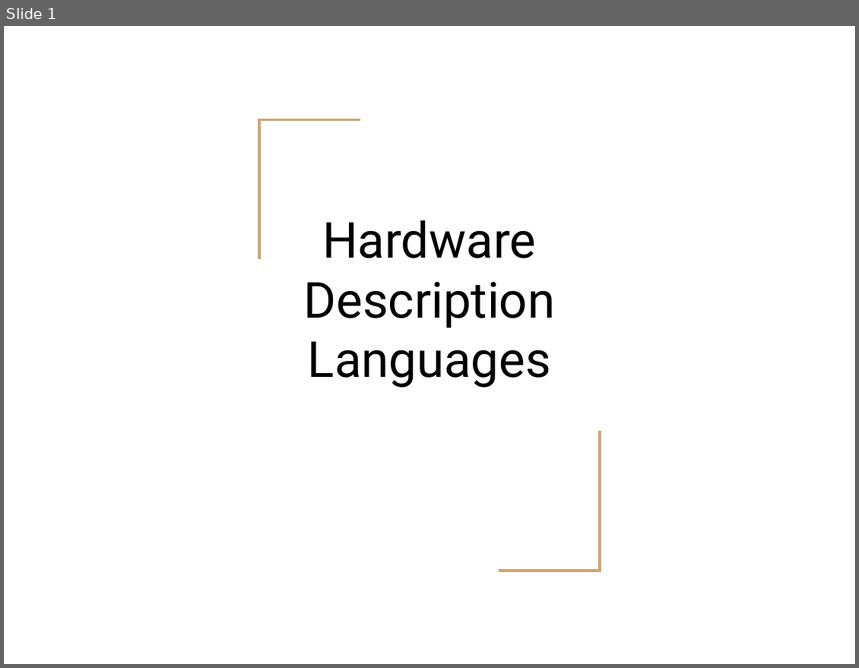
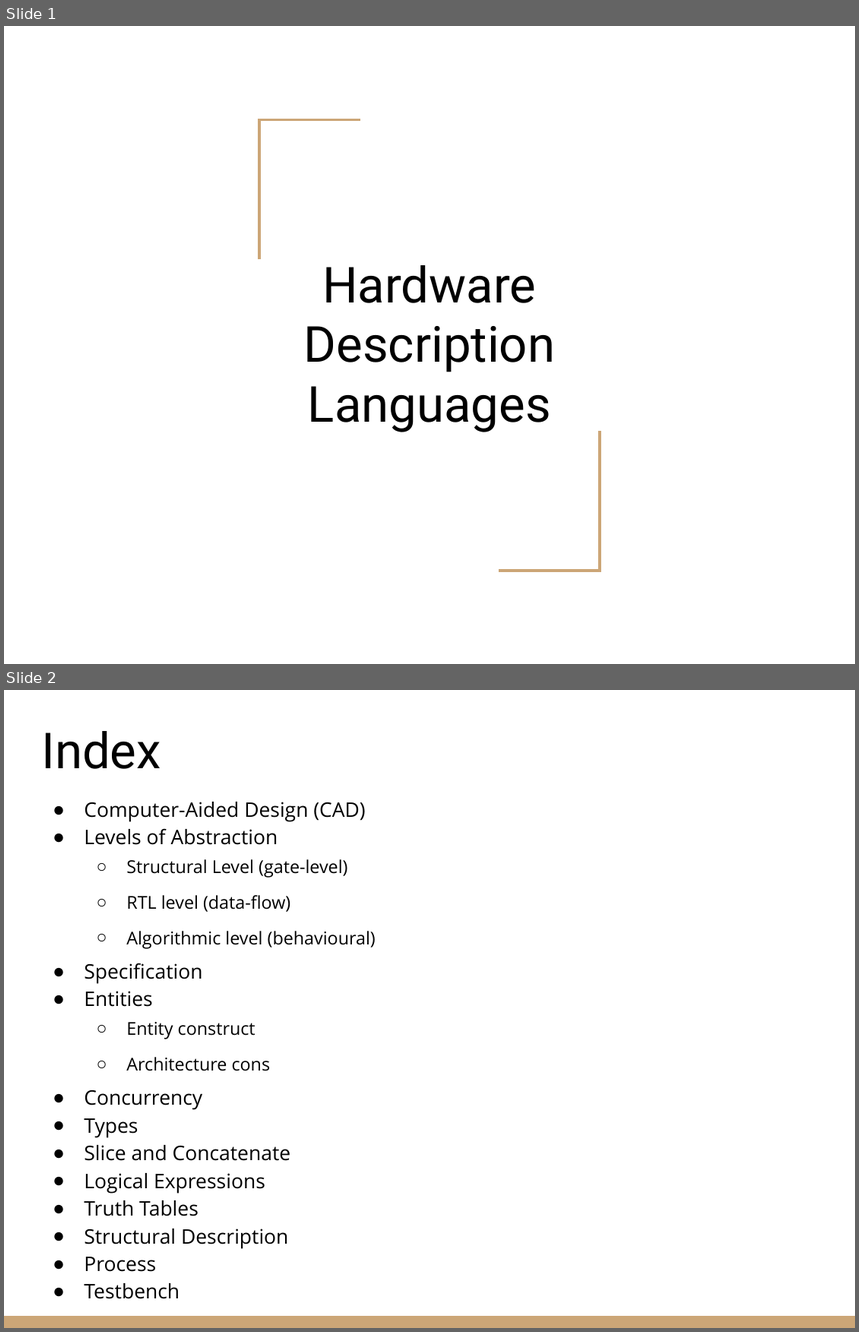
Before and after one commit to riccardoberta/esd, a slide deck: 07 - Hardware Description Languages/slides.pptx. Shown one above the other, each under a label of ours: slide 1 before the commit, slides 1 and 2 after it. The pictures are 859x668 and 859x1332 pixels, drawn with LibreOffice and Linux fonts; fonts in the diff are those of the drawing. Boxes give left, top, right and bottom in pixels: in the first picture for what was removed or moved away, otherwise in the second. Text is boxed around its words. In the diff, an @@ line names an element or a change of style, - is before the commit and + after.

```diff
--- a/07 - Hardware Description Languages/slides.pptx
+++ b/07 - Hardware Description Languages/slides.pptx
@@ slide 2 added at [4,690,855,1328], background #FFFFFF @@
@@ title added at [41,731,161,769], 42 pt, text #000000 @@
+Index
@@ text added at [84,802,376,1300], 17 pt, text #000000 @@
+● Computer-Aided Design (CAD)
+● Levels of Abstraction
+  ○ Structural Level (gate-level)
+  ○ RTL level (data-flow)
+  ○ Algorithmic level (behavioural)
+● Specification
+● Entities
+  ○ Entity construct
+  ○ Architecture cons
+● Concurrency
+● Types
+● Slice and Concatenate
+● Logical Expressions
+● Truth Tables
+● Structural Description
+● Process
+● Testbench
@@ rectangle added at [4,1316,855,1328], fill #CCA677 @@
@@ slide 1 changed as well @@
@@ title "Hardware Description Languages": place and size @@
-title "Hardware Description Languages" at [304,221,556,388]
+title "Hardware Description Languages" at [304,265,556,433]
```
Also in this commit, not shown: 42 other slides added, 2 slides removed, 3 other files.
